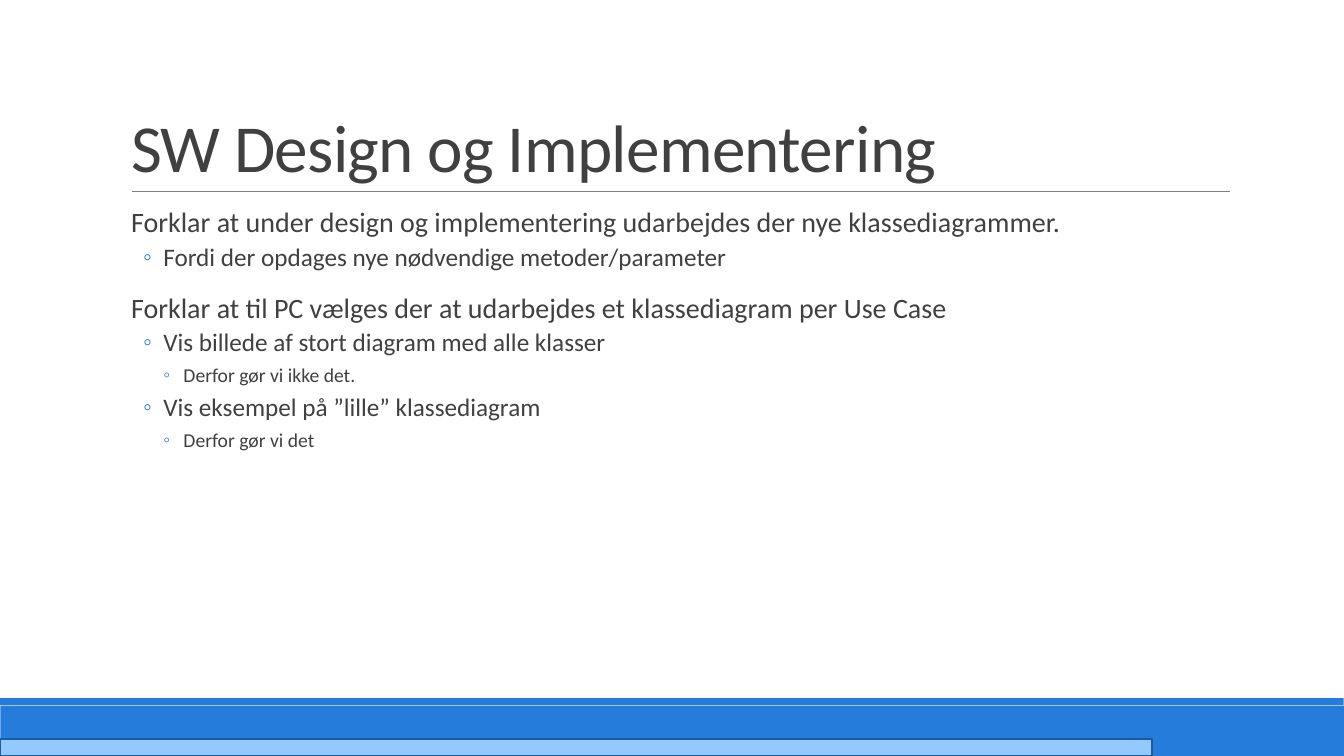
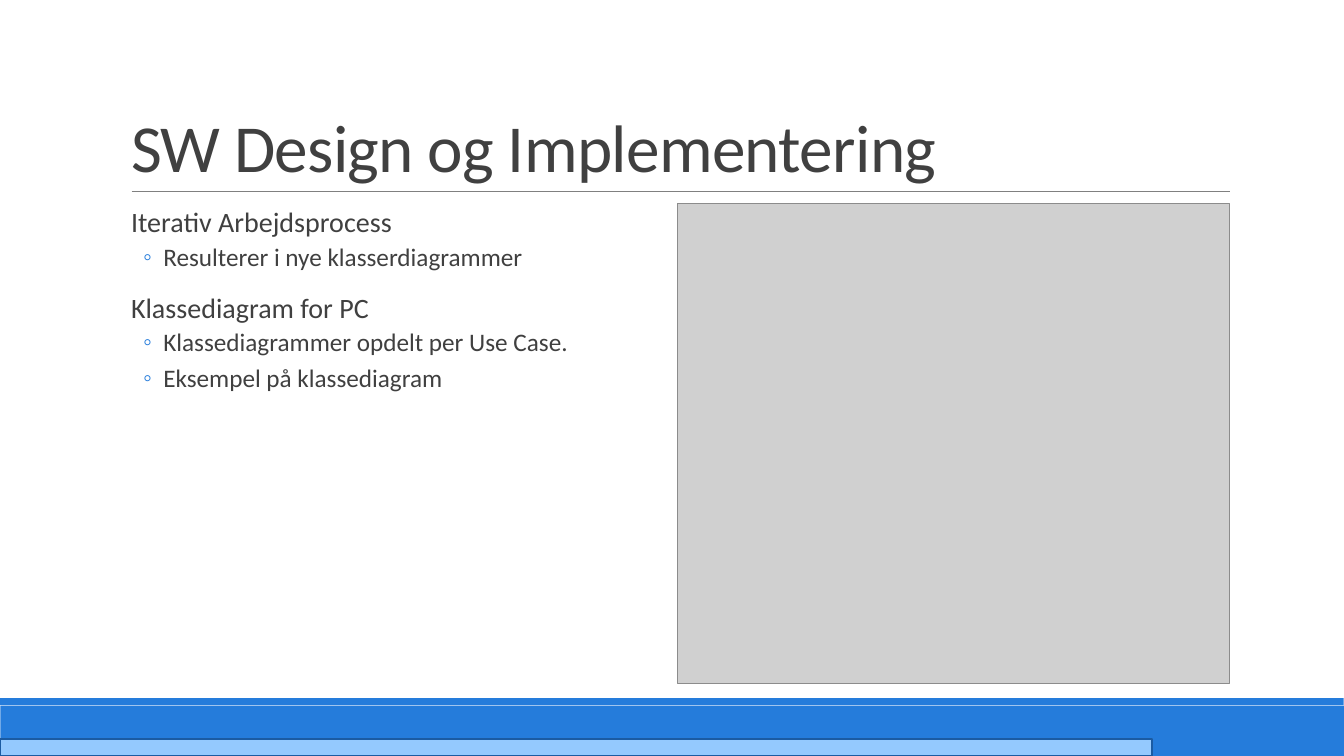
Before and after one commit to PRJ2GR15/Rapport, a slide deck: slide 31 of Fremlæggelse/Fremlæggelse.pptm. Drawn at 1344x756 pixels with LibreOffice and Linux fonts; fonts in the diff are those of the drawing; grey boxes stand for pictures. Boxes give left, top, right and bottom in pixels: in the first picture for what was removed or moved away, otherwise in the second. Text is boxed around its words. In the diff, an @@ line names an element or a change of style, - is before the commit and + after.

```diff
--- a/Fremlæggelse/Fremlæggelse.pptm
+++ b/Fremlæggelse/Fremlæggelse.pptm
@@ picture added at (678,204,1230,684) @@
@@ text at (131,212,567,392): text changed; size 20 to 18 pt @@
-  Forklar at under design og implementering udarbejdes der nye klassediagrammer.
-  ◦ Fordi der opdages nye nødvendige metoder/parameter
-  Forklar at til PC vælges der at udarbejdes et klassediagram per Use Case
-  ◦ Vis billede af stort diagram med alle klasser
-    ◦ Derfor gør vi ikke det.
-  ◦ Vis eksempel på ”lille” klassediagram
-    ◦ Derfor gør vi det
+  Iterativ Arbejdsprocess
+  ◦ Resulterer i nye klasserdiagrammer
+  Klassediagram for PC
+  ◦ Klassediagrammer opdelt per Use Case.
+  ◦ Eksempel på klassediagram
```
Also in this commit, not shown: 1 other slide changed, 1 slide added.
